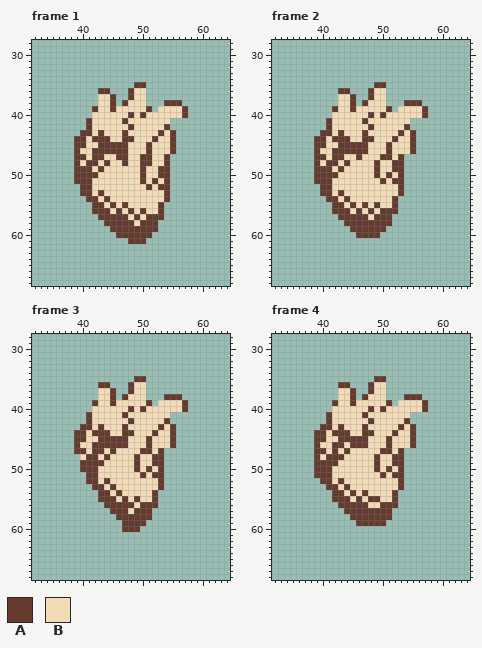
Pixel-art file: assets/ui/heart.aseprite. The first picture shows the starting point.
100x100 pixels, 6 frames. Shown: frame 1: x 32..64, y 28..68; frame 2: x 32..64, y 28..68; frame 3: x 32..64, y 28..68; frame 4: x 32..64, y 28..68. The commit also changed other frames, which this record leaves out.
Palette (. is transparent): A #663b2d  B #f2dbb5
After the commit:
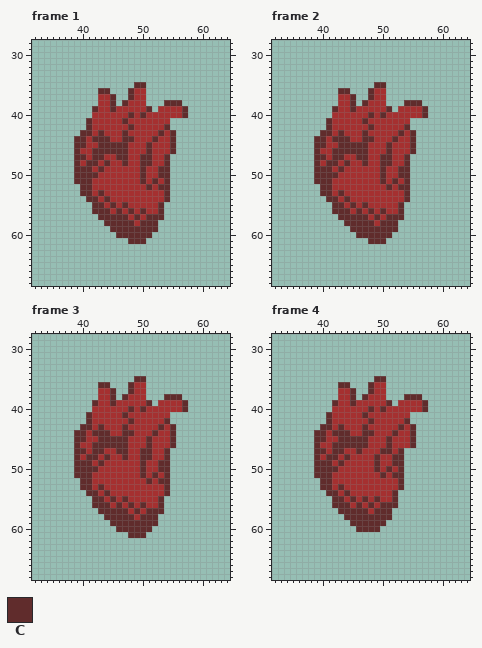
Colours new in this view: C #602c2c
The edit:
@@ palette @@
-B #f2dbb5
+B #a53030
--- frame 1
@@ x 37..59 @@
 34 .......................
-35 ............AA.........
-36 ......AA...ABB.........
-37 ......BBA..ABB.........
-38 ......BBA.ABBB...AAA...
-39 .....ABBABBBBBA.BBBBA..
-40 .....BBBBBBABABBBBBBA..
-41 ....ABBBBBABBBBBBB.....
-42 ....ABBBBBBABBBBBA.....
-43 ...AABABBBABBBBBABA....
-44 ..AABAAABBAABBBABBA....
-45 ..AABBAAAAABBBABBBA....
-46 ..ABBAAAAAABBBABBBA....
-47 ..AABAABBAABBAABBA.....
-48 ..ABAABABBABBAABBA.....
-49 ..AAABABBBBBBABBAA.....
-50 ..AAAABBBBBBBABBAA.....
-51 ..AAABBBBBBBBABABA.....
-52 ...AABBBBBBBBBABAA.....
-53 ...AABABBBBBBBBBBA.....
-54 ....AABABBBBBBBBBA.....
-55 .....AABABABBBBBA......
-56 .....AAABABABABBA......
-57 ......AAAAABABAAA......
-58 .......AAAAABAAA.......
-59 ........AAAAAAAA.......
-60 .........AAAAAA........
-61 ...........AAA.........
+35 ............CC.........
+36 ......CC...CBB.........
+37 ......BBC..CBB.........
+38 ......BBC.CBBB...CCC...
+39 .....CBBCBBBBBC.BBBBC..
+40 .....BBBBBBCBCBBBBBBC..
+41 ....CBBBBBCBBBBBBB.....
+42 ....CBBBBBBCBBBBBC.....
+43 ...CCBCBBBCBBBBBCBC....
+44 ..CCBCCCBBCCBBBCBBC....
+45 ..CCBBCCCCCBBBCBBBC....
+46 ..CBBCCCCCCBBBCBBBC....
+47 ..CCBCCBBCCBBCCBBC.....
+48 ..CBCCBCBBCBBCCBBC.....
+49 ..CCCBCBBBBBBCBBCC.....
+50 ..CCCCBBBBBBBCBBCC.....
+51 ..CCCBBBBBBBBCBCBC.....
+52 ...CCBBBBBBBBBCBCC.....
+53 ...CCBCBBBBBBBBBBC.....
+54 ....CCBCBBBBBBBBBC.....
+55 .....CCBCBCBBBBBC......
+56 .....CCCBCBCBCBBC......
+57 ......CCCCCBCBCCC......
+58 .......CCCCCBCCC.......
+59 ........CCCCCCCC.......
+60 .........CCCCCC........
+61 ...........CCC.........
 62 .......................
--- frame 2
@@ x 37..59 @@
 34 .......................
-35 ............AA.........
-36 ......AA...ABB.........
-37 ......BBA..ABB.........
-38 ......BBA.ABBB...AAA...
-39 .....ABBABBBBBA.BBBBA..
-40 .....BBBBBBABABBBBBBA..
-41 ....ABBBBBABBBBBBB.....
-42 ....ABBBBBBABBBBBA.....
-43 ...AABABBBABBBBBABA....
-44 ..AABAAABBAABBBABBA....
-45 ..AABBAAAAABBBABBBA....
-46 ..ABBAAAAAABBBABBBA....
-47 ..AABAABBABBBAABA......
-48 ..ABAABABBBBABBAA......
-49 ..AAABABBBBBABBAA......
-50 ..AAAABBBBBBABABA......
-51 ..AAABBBBBBBBABAA......
-52 ...AABBBBBBBBBBBA......
-53 ...AABABBBBBBBBBA......
-54 ....AABABBBBBBBA.......
-55 .....AABABABABBA.......
-56 .....AAABABABAAA.......
-57 ......AAAAABAAA........
-58 .......AAAAAAAA........
-59 ........AAAAAA.........
-60 .........AAAA..........
-61 .......................
+35 ............CC.........
+36 ......CC...CBB.........
+37 ......BBC..CBB.........
+38 ......BBC.CBBB...CCC...
+39 .....CBBCBBBBBC.BBBBC..
+40 .....BBBBBBCBCBBBBBBC..
+41 ....CBBBBBCBBBBBBB.....
+42 ....CBBBBBBCBBBBBC.....
+43 ...CCBCBBBCBBBBBCBC....
+44 ..CCBCCCBBCCBBBCBBC....
+45 ..CCBBCCCCCBBBCBBBC....
+46 ..CBBCCCCCCBBBCBBBC....
+47 ..CCBCCBBCCBBCCBBC.....
+48 ..CBCCBCBBCBBCCBBC.....
+49 ..CCCBCBBBBBBCBBCC.....
+50 ..CCCCBBBBBBBCBBCC.....
+51 ..CCCBBBBBBBBCBCBC.....
+52 ...CCBBBBBBBBBCBCC.....
+53 ...CCBCBBBBBBBBBBC.....
+54 ....CCBCBBBBBBBBBC.....
+55 .....CCBCBCBBBBBC......
+56 .....CCCBCBCBCBBC......
+57 ......CCCCCBCBCCC......
+58 .......CCCCCBCCC.......
+59 ........CCCCCCCC.......
+60 .........CCCCCC........
+61 ...........CCC.........
 62 .......................
--- frame 3
@@ x 37..59 @@
 34 .......................
-35 ............AA.........
-36 ......AA...ABB.........
-37 ......BBA..ABB.........
-38 ......BBA.ABBB...AAA...
-39 .....ABBABBBBBA.BBBBA..
-40 .....BBBBBBABABBBBBBA..
-41 ....ABBBBBABBBBBBB.....
-42 ....ABBBBBBABBBBBA.....
-43 ...AABABBBABBBBBABA....
-44 ..AABAAABBAABBBABBA....
-45 ..AABBAAAAABBBABBBA....
-46 ..ABBAAAAAABBBABBBA....
-47 ..AABAABABBBBAABA......
-48 ...BAABABBBBABBAA......
-49 ...AAAABBBBBABBAA......
-50 ...AAABBBBBBABABA......
-51 ....AABBBBBBBABAA......
-52 ....AABABBBBBBBBA......
-53 .....AABABBBBBBBA......
-54 ......AABABBBBBA.......
-55 ......AAABABABBA.......
-56 .......AAAAABAAA.......
-57 ........AAABAAA........
-58 .........AAAAAA........
-59 ..........AAAA.........
-60 ..........AAA..........
-61 .......................
+35 ............CC.........
+36 ......CC...CBB.........
+37 ......BBC..CBB.........
+38 ......BBC.CBBB...CCC...
+39 .....CBBCBBBBBC.BBBBC..
+40 .....BBBBBBCBCBBBBBBC..
+41 ....CBBBBBCBBBBBBB.....
+42 ....CBBBBBBCBBBBBC.....
+43 ...CCBCBBBCBBBBBCBC....
+44 ..CCBCCCBBCCBBBCBBC....
+45 ..CCBBCCCCCBBBCBBBC....
+46 ..CBBCCCCCCBBBCBBBC....
+47 ..CCBCCBBCCBBCCBBC.....
+48 ..CBCCBCBBCBBCCBBC.....
+49 ..CCCBCBBBBBBCBBCC.....
+50 ..CCCCBBBBBBBCBBCC.....
+51 ..CCCBBBBBBBBCBCBC.....
+52 ...CCBBBBBBBBBCBCC.....
+53 ...CCBCBBBBBBBBBBC.....
+54 ....CCBCBBBBBBBBBC.....
+55 .....CCBCBCBBBBBC......
+56 .....CCCBCBCBCBBC......
+57 ......CCCCCBCBCCC......
+58 .......CCCCCBCCC.......
+59 ........CCCCCCCC.......
+60 .........CCCCCC........
+61 ...........CCC.........
 62 .......................
--- frame 4
@@ x 37..59 @@
 34 .......................
-35 ............AA.........
-36 ......AA...ABB.........
-37 ......BBA..ABB.........
-38 ......BBA.ABBB...AAA...
-39 .....ABBABBBBBA.BBBBA..
-40 .....BBBBBBABABBBBBBA..
-41 ....ABBBBBABBBBBBB.....
-42 ....ABBBBBBABBBBBA.....
-43 ...AABABBBABBBBBABA....
-44 ..AABAAABBAABBBABBA....
-45 ..AABBAAAAABBBABBBA....
-46 ..ABBAABAAABBBABBBA....
-47 ..AABABABBBBBAABA......
-48 ..ABAAABBBBBABBAA......
-49 ..AAAABBBBBBABBAA......
-50 ..AAABBBBBBBABABA......
-51 ..AAABBBBBBBBABAA......
-52 ...AABABBBBBBBBBA......
-53 ....AABABBBBBBBBA......
-54 .....AABABABBBBA.......
-55 .....AAABABAABBA.......
-56 ......AAAAABBAAA.......
-57 .......AAAAAAAA........
-58 ........AAAAAAA........
-59 .........AAAAA.........
-60 .......................
+35 ............CC.........
+36 ......CC...CBB.........
+37 ......BBC..CBB.........
+38 ......BBC.CBBB...CCC...
+39 .....CBBCBBBBBC.BBBBC..
+40 .....BBBBBBCBCBBBBBBC..
+41 ....CBBBBBCBBBBBBB.....
+42 ....CBBBBBBCBBBBBC.....
+43 ...CCBCBBBCBBBBBCBC....
+44 ..CCBCCCBBCCBBBCBBC....
+45 ..CCBBCCCCCBBBCBBBC....
+46 ..CBBCCCCCCBBBCBBBC....
+47 ..CCBCCBBCBBBCCBC......
+48 ..CBCCBCBBBBCBBCC......
+49 ..CCCBCBBBBBCBBCC......
+50 ..CCCCBBBBBBCBCBC......
+51 ..CCCBBBBBBBBCBCC......
+52 ...CCBBBBBBBBBBBC......
+53 ...CCBCBBBBBBBBBC......
+54 ....CCBCBBBBBBBC.......
+55 .....CCBCBCBCBBC.......
+56 .....CCCBCBCBCCC.......
+57 ......CCCCCBCCC........
+58 .......CCCCCCCC........
+59 ........CCCCCC.........
+60 .........CCCC..........
 61 .......................
